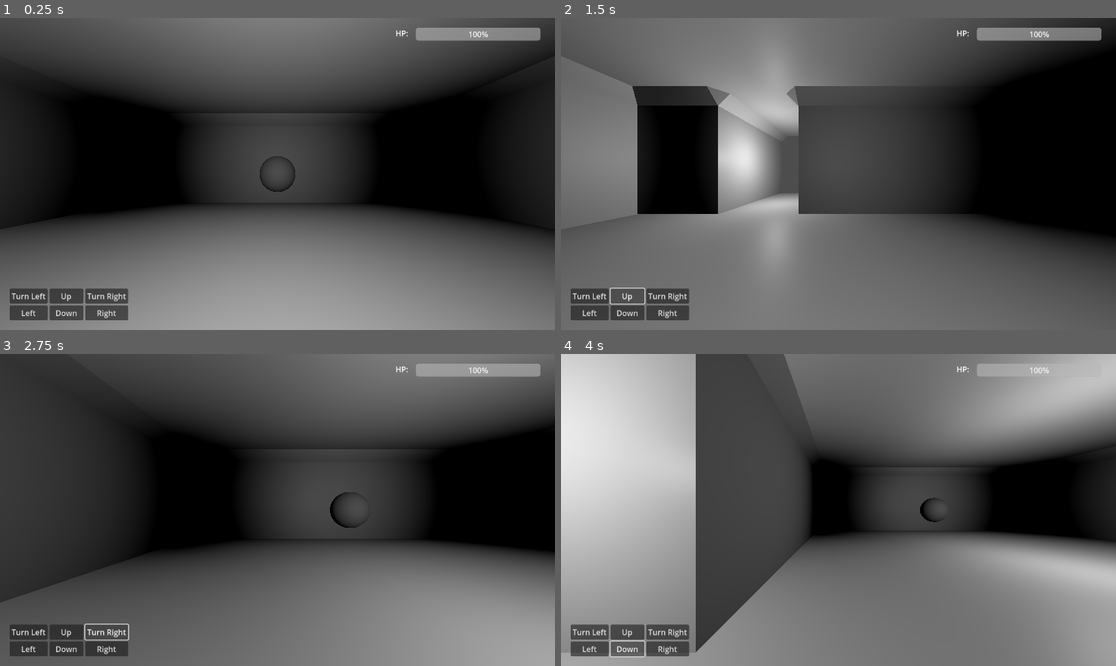
Above: before the commit, frames 1-4 (two rows, left to right).
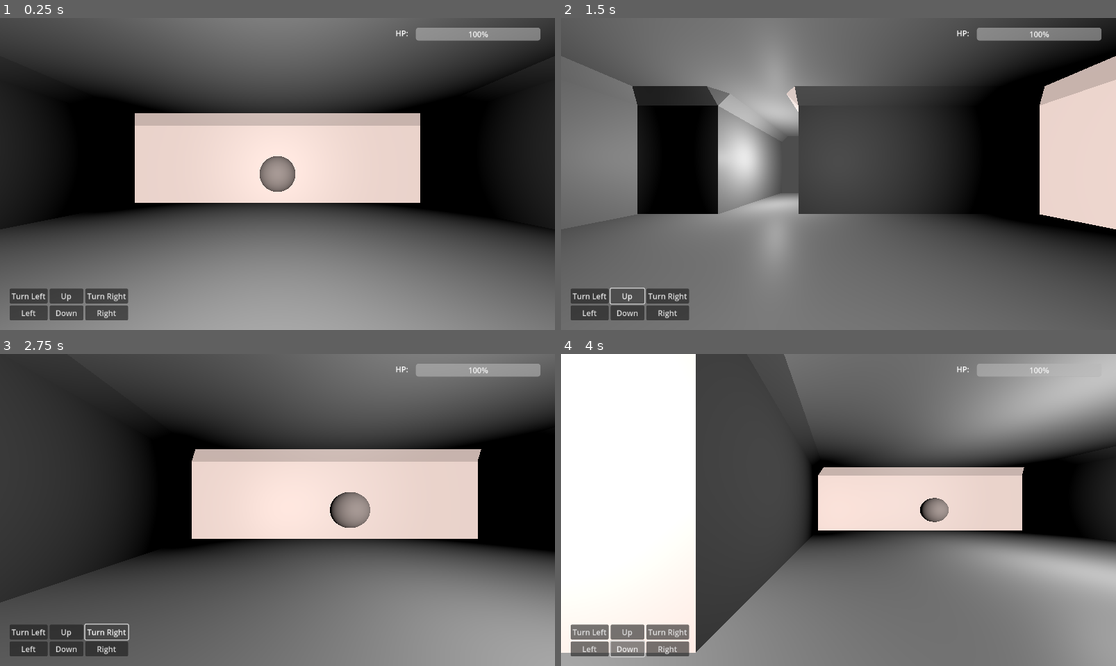
Above: after the commit, the same moments.

Repository: LegandGame/Dungeon-Crawler-Jam-2025
Game: Godot game, scene res://Environment/test_scene.tscn
The game is run twice, just before and just after one commit, with the same random seed, the same clock (stepped at 60 frames per second) and the same inputs.
Inputs:
- Up to frame 1 (0.25 s): no input
- Up to frame 2 (1.5 s): click "Turn Left" at 0.5 s; click "Up" at 1.25 s
- Up to frame 3 (2.75 s): click "Turn Right" at 2 s
- Up to frame 4 (4 s): click "Left" at 2.75 s; click "Down" at 3.5 s

The runs differ from the first frame. In frame 1, 15% of the frame differs, in the area x 24-76%, y 30-60%; in frame 2, 6.7%; in frame 3, 15%; in frame 4, 30%, in the area x 0-84%, y 0-96%.

Commit message:
Group lights

Diff:
--- a/Environment/test_scene.tscn
+++ b/Environment/test_scene.tscn
@@ -33,18 +33,6 @@
 
 [node name="player" parent="." instance=ExtResource("1_c06ff")]
 transform = Transform3D(1, 0, 0, 0, 1, 0, 0, 0, 1, 0, 1, 0)
-
-[node name="OmniLight3D" type="OmniLight3D" parent="."]
-transform = Transform3D(1, 0, 0, 0, 1, 0, 0, 0, 1, 0, 1.51503, 0)
-omni_range = 6.31247
-
-[node name="OmniLight3D2" type="OmniLight3D" parent="."]
-transform = Transform3D(1, 0, 0, 0, 1, 0, 0, 0, 1, 0, 1.51503, 8)
-omni_range = 6.31247
-
-[node name="OmniLight3D3" type="OmniLight3D" parent="."]
-transform = Transform3D(1, 0, 0, 0, 1, 0, 0, 0, 1, -6, 1.51503, 2)
-omni_range = 6.31247
 
 [node name="Hostage" parent="." instance=ExtResource("3_gbjsn")]
 transform = Transform3D(1, 0, 0, 0, 1, 0, 0, 0, 1, 0, 1, 4)
@@ -136,3 +124,20 @@
 "cells": PackedInt32Array(65531, 65534, 3, 65531, 65535, 3, 65531, 0, 3, 65530, 0, 3, 65530, 65535, 3, 65530, 65534, 3, …(437 unchanged characters)…
 }
 metadata/_editor_floor_ = Vector3(0, 0, 0)
+
+[node name="Lights" type="Node3D" parent="."]
+
+[node name="OmniLight3D" type="OmniLight3D" parent="Lights"]
+transform = Transform3D(1, 0, 0, 0, 1, 0, 0, 0, 1, 0, 1.51503, 0)
+omni_range = 6.31247
+
+[node name="OmniLight3D2" type="OmniLight3D" parent="Lights"]
+transform = Transform3D(1, 0, 0, 0, 1, 0, 0, 0, 1, 0, 1.51503, 8)
+omni_range = 6.31247
+
+[node name="OmniLight3D3" type="OmniLight3D" parent="Lights"]
+transform = Transform3D(1, 0, 0, 0, 1, 0, 0, 0, 1, -6, 1.51503, 2)
+omni_range = 6.31247
+
+[node name="DirectionalLight3D" type="DirectionalLight3D" parent="Lights"]
+light_color = Color(1, 0.9025, 0.87, 1)
